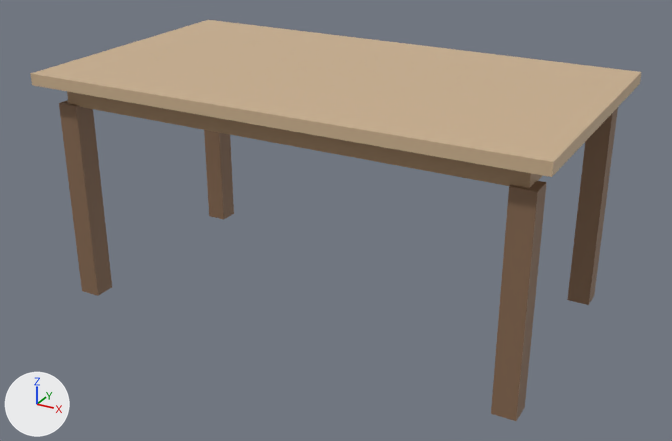
The glTF model public/modelos/mesa.glb: old version first, new version second.
Before and after are seen from a 50 mm camera at (1.321, -2.407, 1.469) aimed at (0.017, -0.037, 0.283). The axes (+X, +Y, +Z) are drawn at lower left. The lights are the same throughout. The older version comes first.

The older version as bpy lines, for what is in view:
```python
mat_material_0 = principled_material('Material_0')
mat_material_0.base_color = (0.62, 0.45, 0.28)  # beige #ceb390
mat_material_0.roughness = 0.48
mat_material_1 = principled_material('Material_1')
mat_material_1.base_color = (0.42, 0.27, 0.15)  # brown #ad8e6c
mat_material_1.roughness = 0.55
mat_material_2 = principled_material('Material_2')
mat_material_2.base_color = (0.24, 0.14, 0.08)  # brown #866950
mat_material_2.roughness = 0.62
me_mesh_0 = bpy.data.meshes.new('Mesh_0')
me_mesh_0.from_pydata(...)  # a box spanning x -0.8..0.8, y -0.45..0.45, z 0.71..0.75
me_mesh_0.materials.append(mat_material_0)  # beige #ceb390
me_mesh_1 = bpy.data.meshes.new('Mesh_1')
me_mesh_1.from_pydata(...)  # a box spanning x -0.73..0.73, y -0.38..0.38, z 0.645..0.715
me_mesh_1.materials.append(mat_material_1)  # brown #ad8e6c
me_mesh_2 = bpy.data.meshes.new('Mesh_2')
me_mesh_2.from_pydata(...)  # a box spanning x -0.75..-0.69, y -0.4..-0.32, z 0.0..0.65; a box spanning x 0.69..0.75, y -0.4..-0.32, z 0.0..0.65; a box spanning x -0.75..-0.69, y 0.32..0.4, z 0.0..0.65; a box spanning x 0.69..0.75, y 0.32..0.4, z 0.0..0.65
me_mesh_2.materials.append(mat_material_2)  # brown #866950
ob_mesh_0 = bpy.data.objects.new('Mesh_0', me_mesh_0)
ob_mesh_0.location = (0.0, 0.0, 0.0)
ob_mesh_1 = bpy.data.objects.new('Mesh_1', me_mesh_1)
ob_mesh_1.location = (0.0, 0.0, 0.0)
ob_mesh_2 = bpy.data.objects.new('Mesh_2', me_mesh_2)
ob_mesh_2.location = (0.0, 0.0, 0.0)
```
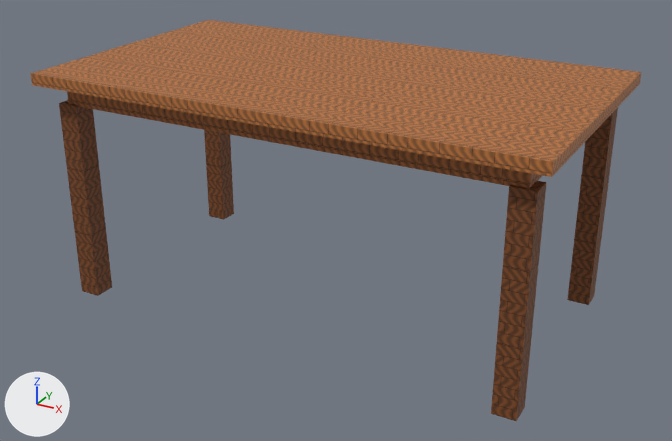
Pixel boxes [x1, y1, x2, y2] of what changed, in the pictures (672 x 441 px):
'Mesh_0', surface changed (beige to brown): [30, 20, 641, 177] in both
'Mesh_2', surface changed: [59, 100, 618, 421] in both
'Mesh_1', surface changed: [67, 91, 543, 188] in both

Diff of the bpy script that builds the scene:
```diff
--- a/public/modelos/mesa.glb.py
+++ b/public/modelos/mesa.glb.py
@@ img_image_0 @@
+img_image_0 = load_image('Image_0', '_unpacked/Image_0', 256, 256, 'sRGB')
@@ mat_material_0 @@
 n0 = _N.new('ShaderNodeBsdfPrincipled'); n0.name = 'Principled BSDF'
-n0.inputs[0].default_value = (0.62, 0.45, 0.28, 1.0)  # 'Base Color', beige #ceb390
-n0.inputs[2].default_value = 0.48  # 'Roughness'
+n0.inputs[2].default_value = 0.58  # 'Roughness'
 n1 = _N.new('ShaderNodeOutputMaterial'); n1.name = 'Material Output'
+n2 = _N.new('ShaderNodeMix'); n2.name = 'Mix'
+n2.data_type = 'RGBA'
+n2.blend_type = 'MULTIPLY'
+n2.inputs[0].default_value = 1.0  # 'Factor'
+n2.inputs[7].default_value = (1.0, 0.98, 0.94, 1.0)  # 'B', white #fffdf8
+n3 = _N.new('ShaderNodeTexImage'); n3.name = 'Image Texture'
+n3.image = img_image_0
 _L.new(n0.outputs[0], n1.inputs[0])  # 'BSDF' to 'Surface'
+_L.new(n2.outputs[2], n0.inputs[0])  # 'Result' to 'Base Color'
+_L.new(n3.outputs[0], n2.inputs[6])  # 'Color' to 'A'
@@ mat_material_1 @@
 n0 = _N.new('ShaderNodeBsdfPrincipled'); n0.name = 'Principled BSDF'
-n0.inputs[0].default_value = (0.42, 0.27, 0.15, 1.0)  # 'Base Color', brown #ad8e6c
-n0.inputs[2].default_value = 0.55  # 'Roughness'
+n0.inputs[2].default_value = 0.66  # 'Roughness'
 n1 = _N.new('ShaderNodeOutputMaterial'); n1.name = 'Material Output'
+n2 = _N.new('ShaderNodeMix'); n2.name = 'Mix'
+n2.data_type = 'RGBA'
+n2.blend_type = 'MULTIPLY'
+n2.inputs[0].default_value = 1.0  # 'Factor'
+n2.inputs[7].default_value = (0.78, 0.72, 0.66, 1.0)  # 'B', white #e5ddd4
+n3 = _N.new('ShaderNodeTexImage'); n3.name = 'Image Texture'
+n3.image = img_image_0
 _L.new(n0.outputs[0], n1.inputs[0])  # 'BSDF' to 'Surface'
+_L.new(n2.outputs[2], n0.inputs[0])  # 'Result' to 'Base Color'
+_L.new(n3.outputs[0], n2.inputs[6])  # 'Color' to 'A'
@@ mat_material_2 @@
 n0 = _N.new('ShaderNodeBsdfPrincipled'); n0.name = 'Principled BSDF'
-n0.inputs[0].default_value = (0.24, 0.14, 0.08, 1.0)  # 'Base Color', brown #866950
-n0.inputs[2].default_value = 0.62  # 'Roughness'
+n0.inputs[2].default_value = 0.72  # 'Roughness'
 n1 = _N.new('ShaderNodeOutputMaterial'); n1.name = 'Material Output'
+n2 = _N.new('ShaderNodeMix'); n2.name = 'Mix'
+n2.data_type = 'RGBA'
+n2.blend_type = 'MULTIPLY'
+n2.inputs[0].default_value = 1.0  # 'Factor'
+n2.inputs[7].default_value = (0.42, 0.36, 0.3, 1.0)  # 'B', grey #ada295
+n3 = _N.new('ShaderNodeTexImage'); n3.name = 'Image Texture'
+n3.image = img_image_0
 _L.new(n0.outputs[0], n1.inputs[0])  # 'BSDF' to 'Surface'
+_L.new(n2.outputs[2], n0.inputs[0])  # 'Result' to 'Base Color'
+_L.new(n3.outputs[0], n2.inputs[6])  # 'Color' to 'A'
```
